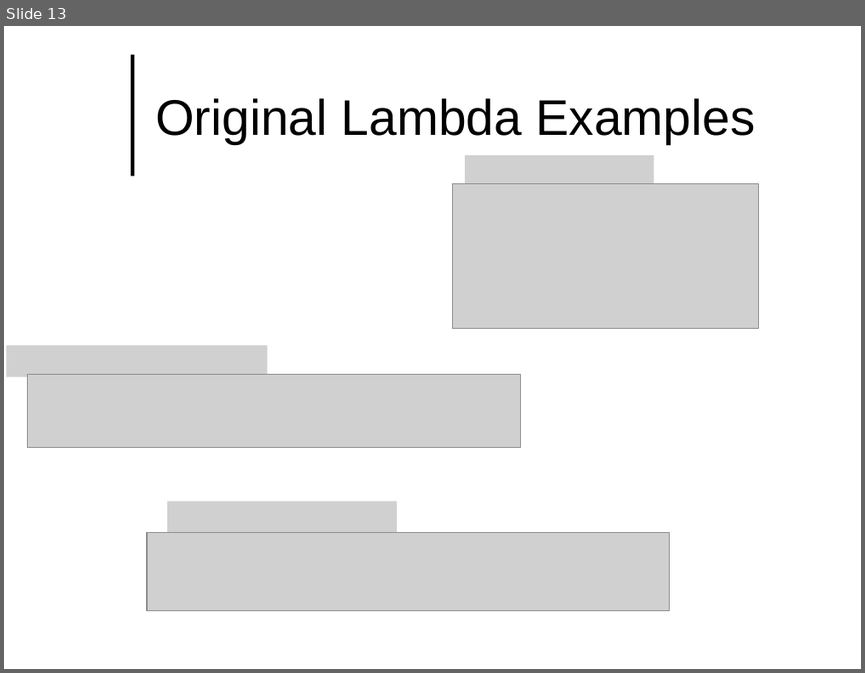
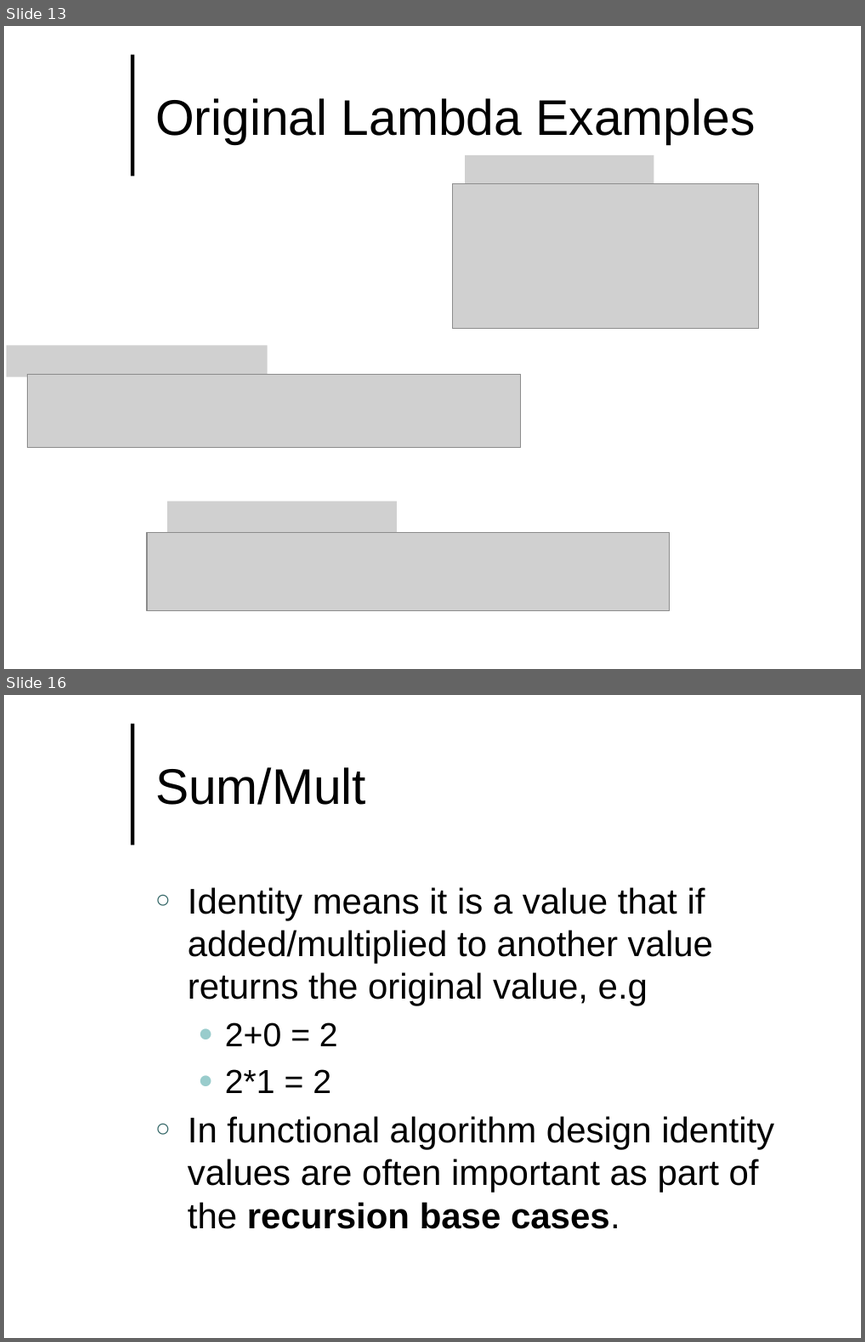
Before and after one commit to lutzhamel/CSC493, a slide deck: notes/csc493-ln011.pptx. Shown one above the other, each under a label of ours: slide 13 before the commit, slides 13 and 16 after it; the slides between them are not shown. The pictures are 865x673 and 865x1342 pixels, drawn with LibreOffice and Linux fonts; fonts in the diff are those of the drawing; grey boxes stand for pictures; background and template pictures are left out. Boxes give left, top, right and bottom in pixels: in the first picture for what was removed or moved away, otherwise in the second. Text is boxed around its words. In the diff, an @@ line names an element or a change of style, - is before the commit and + after.

```diff
--- a/notes/csc493-ln011.pptx
+++ b/notes/csc493-ln011.pptx
@@ slide 16 added at <box>4,695,861,1338</box>, background #FFFFFF; not listed: 1 template element that a slide beside it also shows @@
@@ title added at <box>155,767,366,805</box>, 42 pt, text #000000 @@
+Sum/Mult
@@ text added at <box>188,887,774,1229</box>, 30 pt, text #000000 @@
+○ Identity means it is a value that if added/multiplied to another value returns the original value, e.g
+  ● 2+0 = 2
+  ● 2*1 = 2
+○ In functional algorithm design identity values are often important as part of the recursion base cases.
```
Also in this commit, not shown: 10 other slides added, 1 slide removed, 10 other files.
